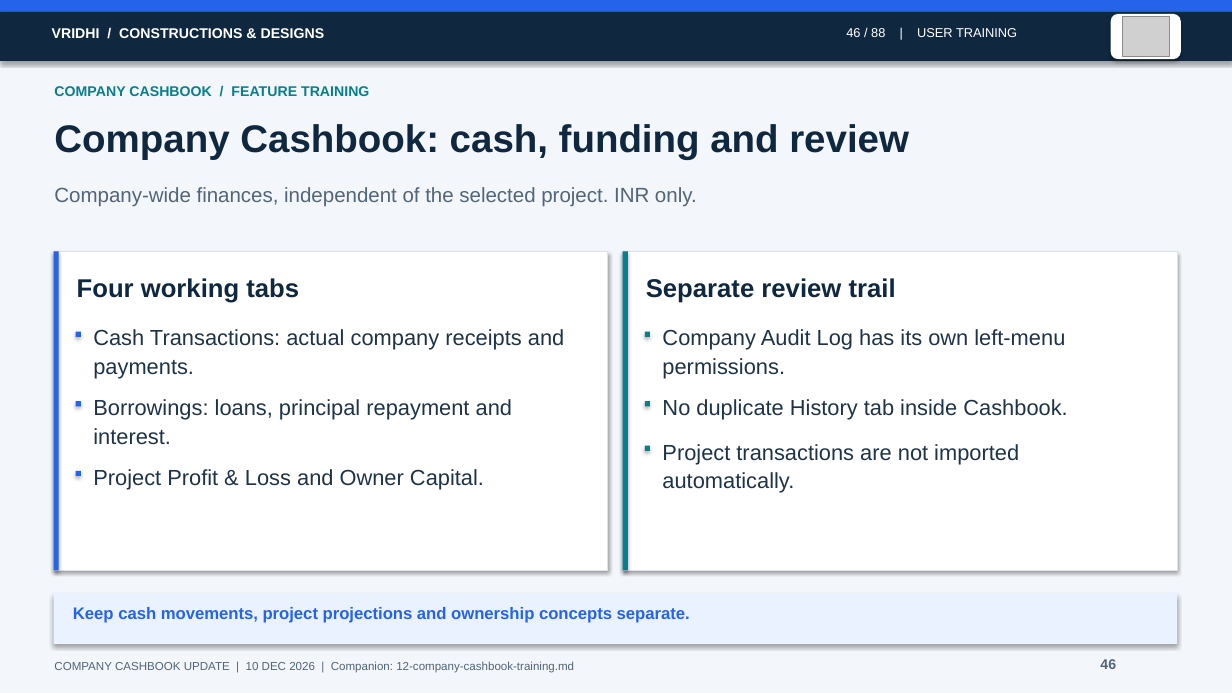
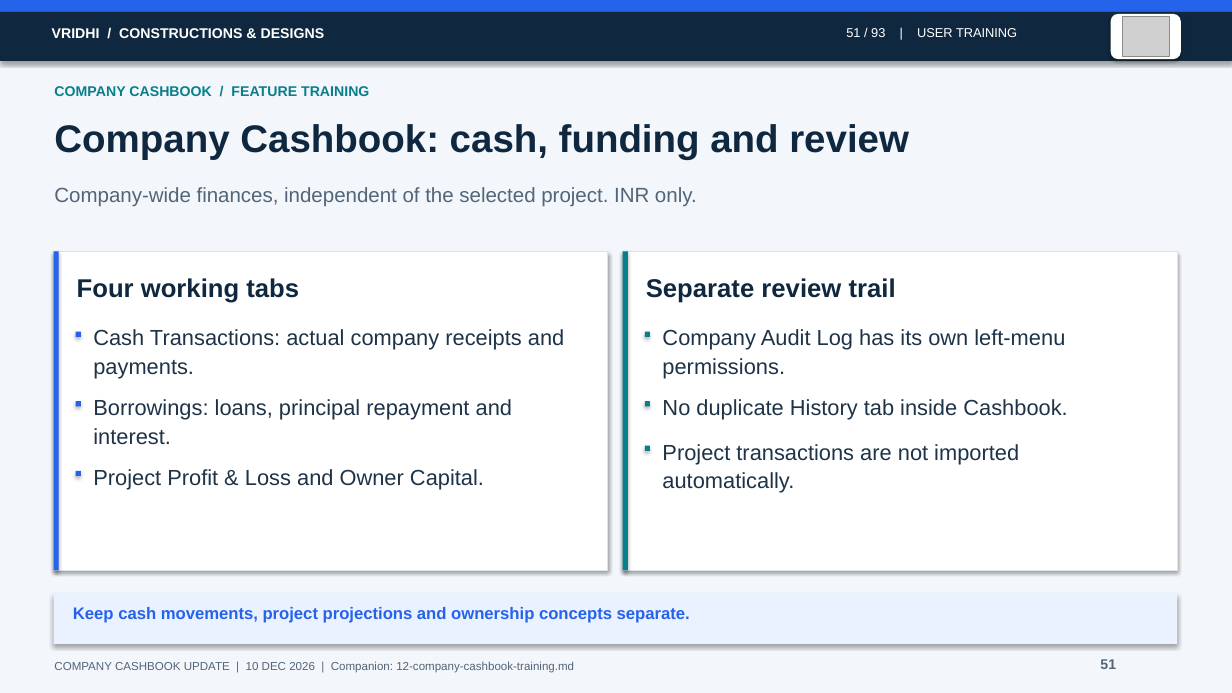
Before and after one commit to sankars24ultra/vridhi_construction, a slide deck: slide 51 of docs/current_system_docs/training-illustrated.pptx (slide 46 before the commit). Drawn at 1232x693 pixels with LibreOffice and Linux fonts; fonts in the diff are those of the drawing; grey boxes stand for pictures. Boxes give left, top, right and bottom in pixels: in the first picture for what was removed or moved away, otherwise in the second. Text is boxed around its words. In the diff, an @@ line names an element or a change of style, - is before the commit and + after.

```diff
--- a/docs/current_system_docs/training-illustrated.pptx
+++ b/docs/current_system_docs/training-illustrated.pptx
@@ text at (846, 28, 1017, 37): text changed @@
-46 / 88 | USER TRAINING
+51 / 93 | USER TRAINING
@@ text at (1100, 659, 1116, 669): text changed @@
-46
+51
```
Also in this commit, not shown: 87 other slides changed, 5 slides added, 24 other files.
